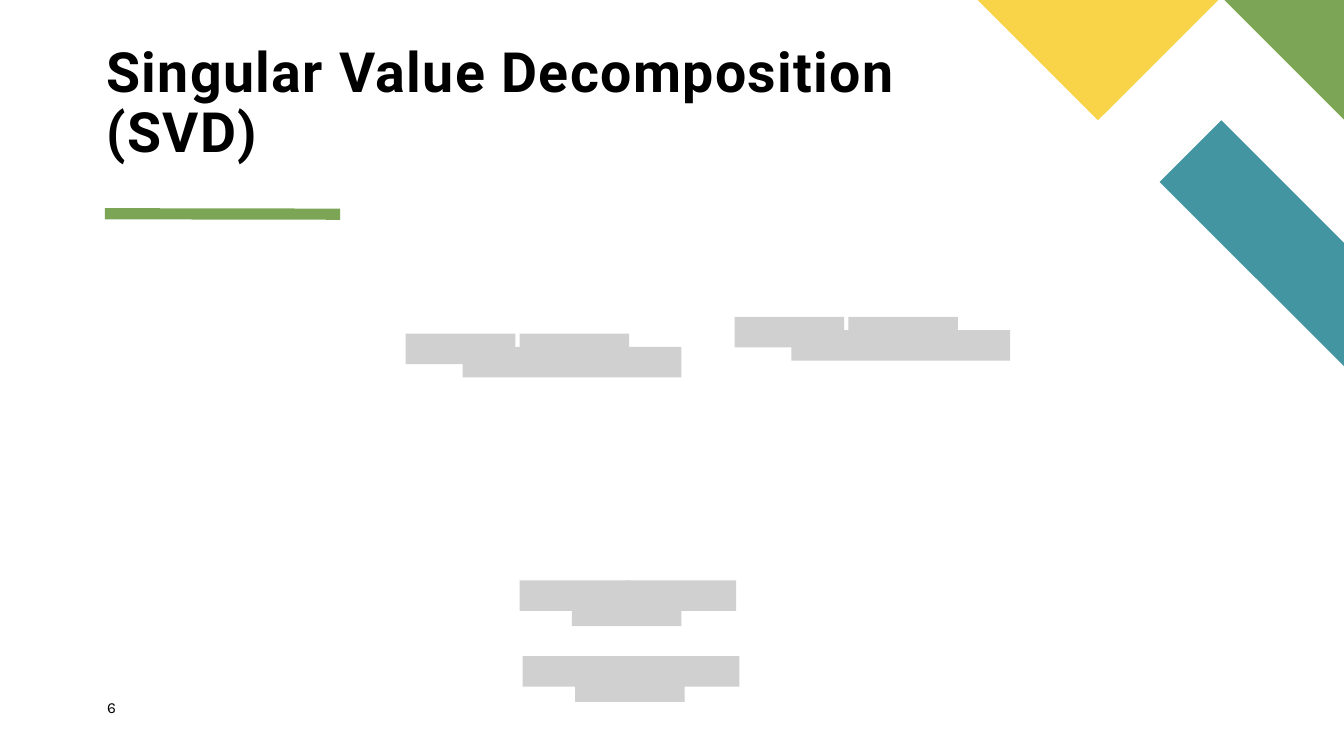
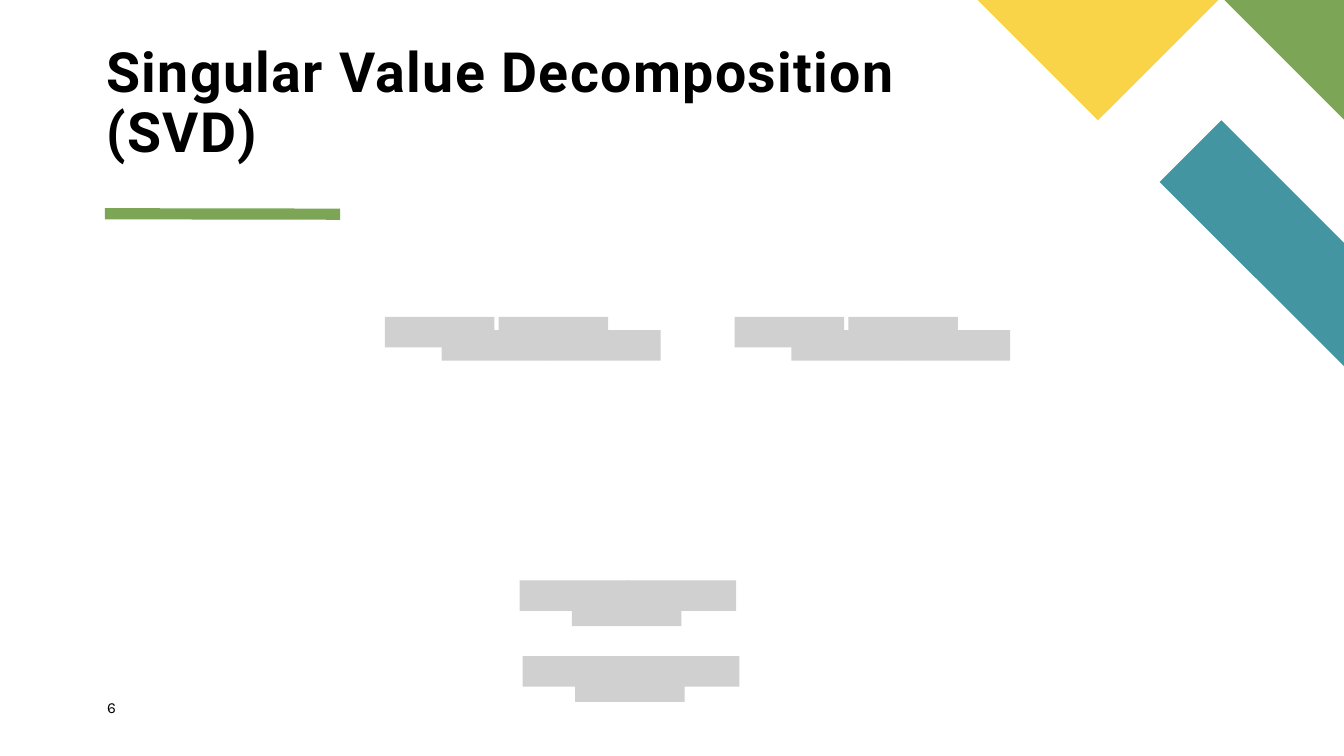
Before and after one commit to nicola98zambelli/PLS-for-fault-detection, a slide deck: slide 6 of PLS_ALES.pptx. Drawn at 1344x756 pixels with LibreOffice and Linux fonts; fonts in the diff are those of the drawing; grey boxes stand for pictures. Boxes give left, top, right and bottom in pixels: in the first picture for what was removed or moved away, otherwise in the second. Text is boxed around its words. In the diff, an @@ line names an element or a change of style, - is before the commit and + after.

```diff
--- a/PLS_ALES.pptx
+++ b/PLS_ALES.pptx
@@ 4 pictures: place and size @@
-4 pictures at <box>406,334,682,377</box>
+4 pictures at <box>385,317,661,360</box>
```
Also in this commit, not shown: 4 other slides changed.
